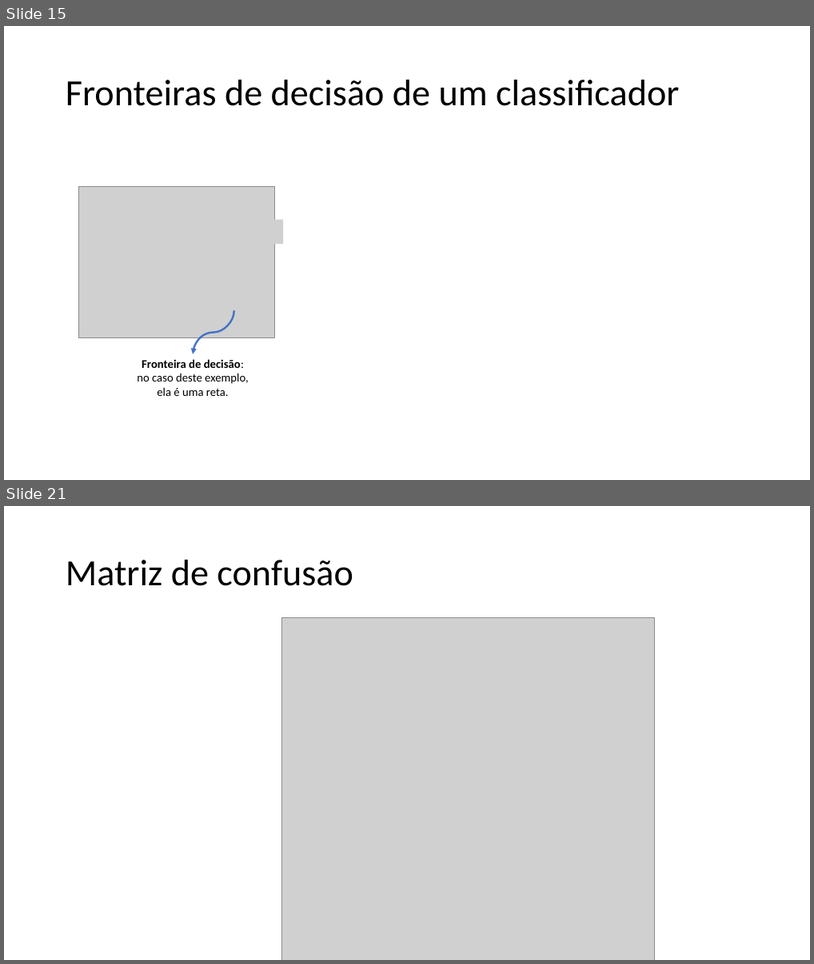
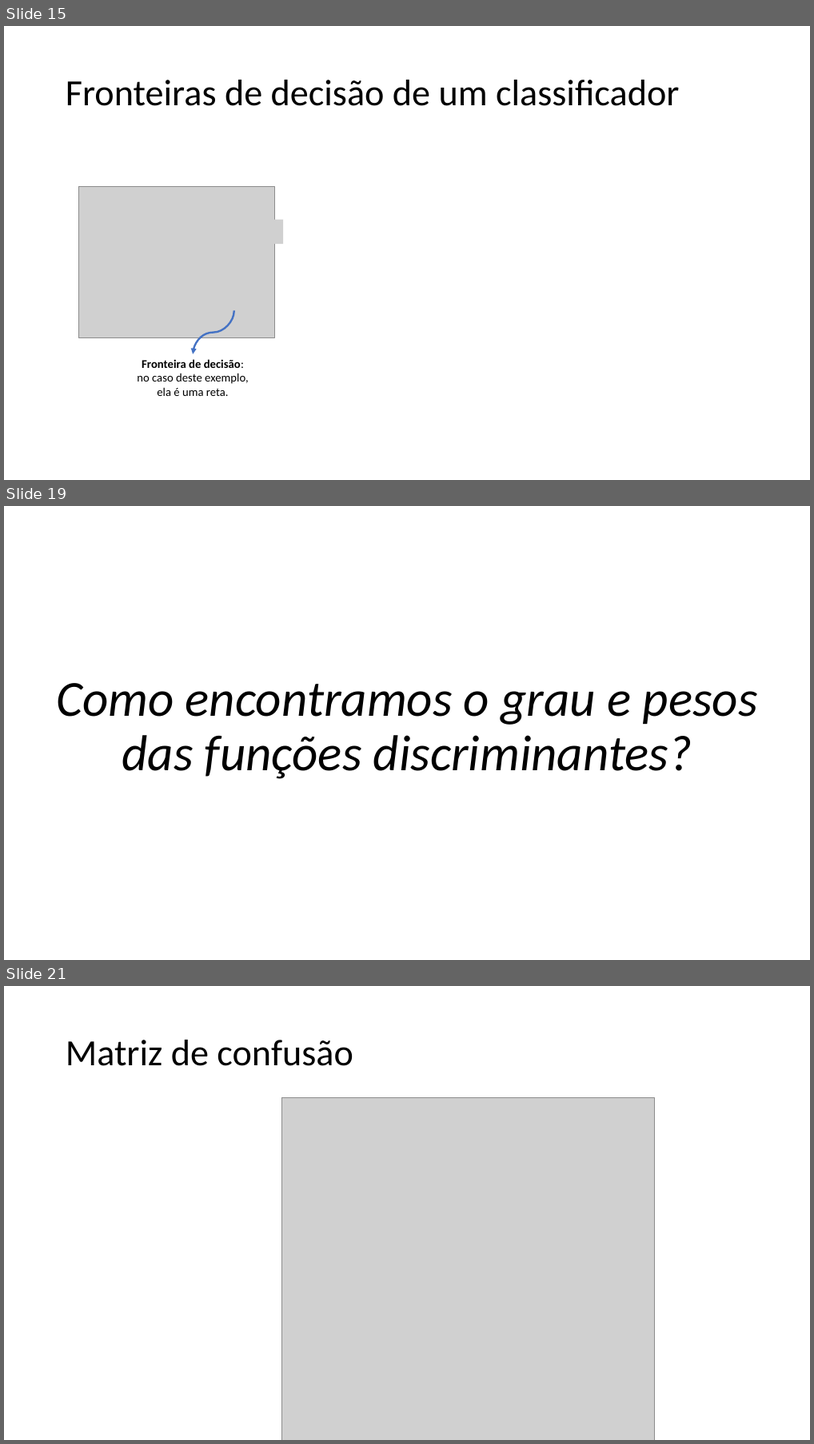
Before and after one commit to zz4fap/c24_inteligencia_artificial, a slide deck: slides/C24_Classificação.pptx. Shown one above the other, each under a label of ours: slides 15 and 21 before the commit, slides 15, 19 and 21 after it; the slides between them are not shown. The pictures are 814x964 and 814x1444 pixels, drawn with LibreOffice and Linux fonts; fonts in the diff are those of the drawing; grey boxes stand for pictures. Boxes give left, top, right and bottom in pixels: in the first picture for what was removed or moved away, otherwise in the second. Text is boxed around its words. In the diff, an @@ line names an element or a change of style, - is before the commit and + after.

```diff
--- a/slides/C24_Classificação.pptx
+++ b/slides/C24_Classificação.pptx
@@ slide 19 added at (x1=4, y1=506, x2=810, y2=960), background #FFFFFF @@
@@ text added at (x1=56, y1=683, x2=758, y2=779), 60 pt, text #000000, italic @@
+Como encontramos o grau e pesos das funções discriminantes?
```
Also in this commit, not shown: 2 slides changed, 2 other slides added, 3 slides removed.
